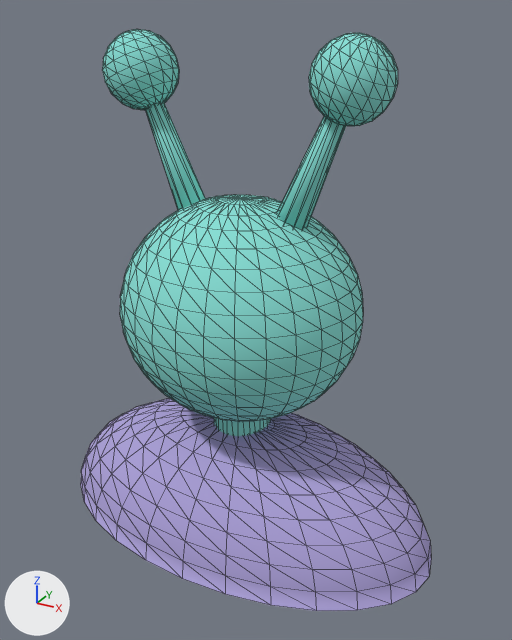
Before and after pictures for a commit that changed the glTF model game/passengers/models/head_stalks.glb.
Camera for both pictures: a 50 mm camera at (0.458, -0.789, 0.728) aimed at (0.022, 0.002, 0.333). Arrows for +X, +Y and +Z are at lower left; the lights stay in place. The older version comes first. Mesh edges are drawn as thin lines.

Names of what the first picture shows: 'StalksHead', 'StalksShoulders', 'StalksStalkLeft', 'StalksStalkRight'.
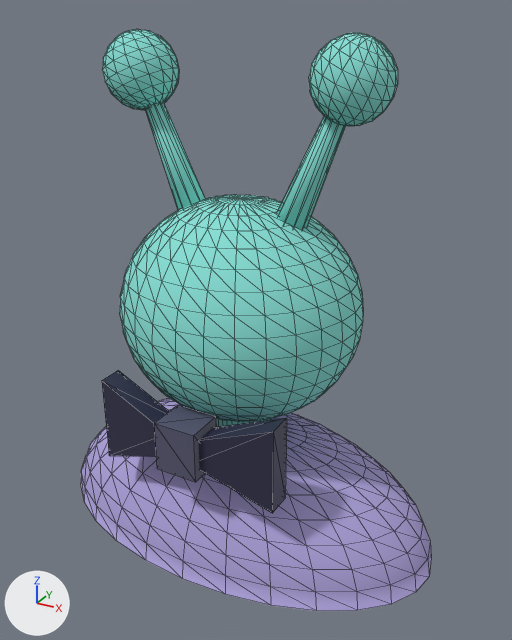
Pixel boxes (x1, y1, x2, y2) of what changed, in the pictures (512 x 640 px):
'StalksTie', added: after (102, 370, 287, 513)
    faces in mat_alientie (dark blue #30304b): (102, 370, 287, 513)
    faces in mat_alientieknot (greyish blue #595973): (154, 405, 216, 482)

What the commit changed:
Material 'AlienTieKnot' (mat_alientieknot) is new.
Its base color is (0.1, 0.1, 0.17) (greyish blue #595973).
Material 'AlienTie' (mat_alientie) is new.
Its base color is (0.03, 0.03, 0.07) (dark blue #30304b).
Mesh me_stalkstie_001 is new.
It has 24 vertices, 36 faces and spans x -0.13..0.13, y -0.026..0.03, z -0.06..0.06.
Faces by material slot: [24, 12].
It uses material mat_alientie (dark blue #30304b).
It uses material mat_alientieknot (greyish blue #595973).
Object 'StalksTie' (ob_stalkstie) is new; it shows me_stalkstie_001.
Its location is (0.0, -0.146, 0.21).
